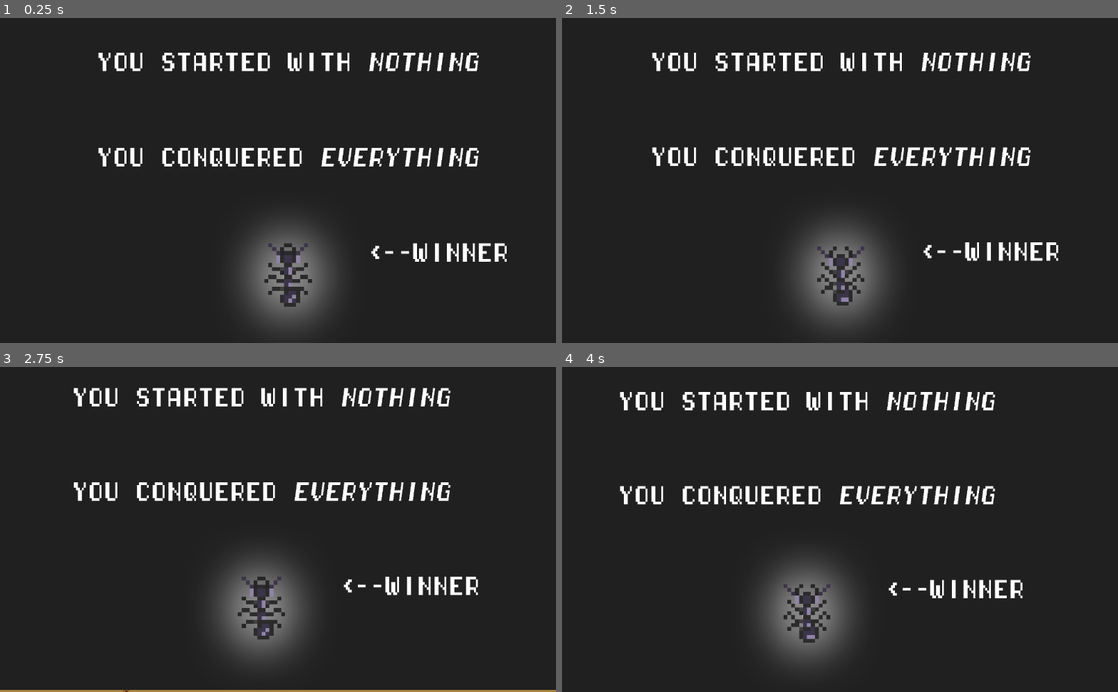
Above: before the commit, frames 1-4 (two rows, left to right).
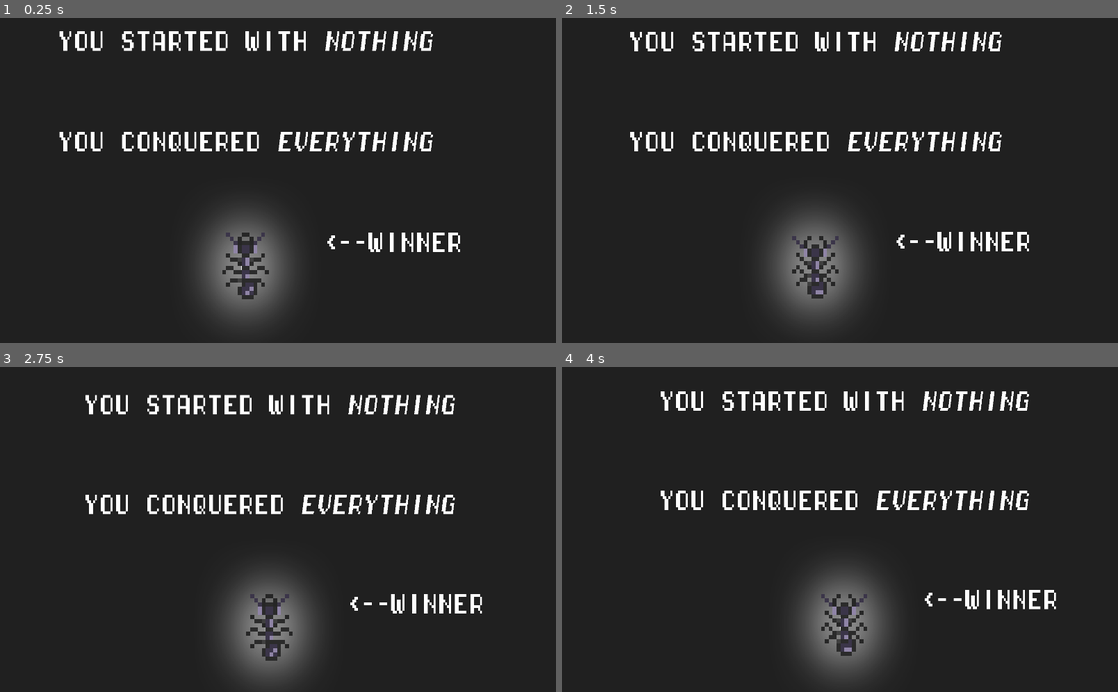
Above: after the commit, the same moments.

Repository: ajsosa/ldjam45
Game: Godot game, scene res://scenes/Objects/TestLevel.tscn
Same seed, same stepped clock (60 frames per second), same inputs: the game is played once before the commit and once after it.
Inputs:
- Up to frame 1 (0.25 s): no input
- Up to frame 2 (1.5 s): hold Right (right) 0.53-1.28 s; hold A (addAnt) 0.53-1.28 s; hold Down (down) from 1.28 s (still down); tap A (addAnt) at 1.35 s
- Up to frame 3 (2.75 s): release Down (down) at 2.03 s; hold Right (right) from 2.03 s (still down); hold A (addAnt) from 2.03 s (still down)
- Up to frame 4 (4 s): release Right (right) at 2.78 s; release A (addAnt) at 2.78 s; hold Up (up) 2.78-3.53 s; tap A (addAnt) at 2.85 s; hold Left (left) from 3.53 s (still down); hold A (addAnt) from 3.53 s (still down)

The runs differ from the first frame. In frame 1, 12% of the frame differs, in the area x 10-92%, y 4-96%; in frame 2, 11%; in frame 3, 10%; in frame 4, 11%.

Commit message:
Added UI

Diff:
--- a/EndScreen.tscn
+++ b/EndScreen.tscn
@@ -21,11 +21,12 @@
 }
 
 [node name="MarginContainer" type="MarginContainer"]
+anchor_top = 0.5
 anchor_right = 1.0
-anchor_bottom = 1.0
+anchor_bottom = 0.5
 
 [node name="Sprite" type="Sprite" parent="."]
-scale = Vector2( 0.55, 0.55 )
+scale = Vector2( 0.54, 0.58 )
 z_index = 100
 texture = ExtResource( 1 )
 centered = false
--- a/project.godot
+++ b/project.godot
@@ -22,6 +22,12 @@
 [debug]
 
 settings/fps/force_fps=60
+
+[display]
+
+window/size/resizable=false
+window/stretch/mode="2d"
+window/stretch/aspect="keep"
 
 [global]
 
--- a/scenes/Objects/TestLevel.tscn
+++ b/scenes/Objects/TestLevel.tscn
@@ -4,18 +4,18 @@
 [ext_resource path="res://crappyTileset.tres" type="TileSet" id=2]
 [ext_resource path="res://scenes/Objects/Swarm.tscn" type="PackedScene" id=3]
 [ext_resource path="res://scripts/camera.gd" type="Script" id=4]
-[ext_resource path="res://scenes/Objects/Mound.tscn" type="PackedScene" id=5]
-[ext_resource path="res://scenes/Objects/SandCastle.tscn" type="PackedScene" id=6]
-[ext_resource path="res://sounds/Ants Unravel MASTER.ogg" type="AudioStream" id=7]
-[ext_resource path="res://scenes/Objects/QueenNest.tscn" type="PackedScene" id=8]
-[ext_resource path="res://scenes/Objects/Log.tscn" type="PackedScene" id=9]
-[ext_resource path="res://scenes/Objects/Leaf.tscn" type="PackedScene" id=10]
-[ext_resource path="res://scenes/Objects/Fly.tscn" type="PackedScene" id=11]
-[ext_resource path="res://scenes/Objects/Rock.tscn" type="PackedScene" id=12]
-[ext_resource path="res://scenes/Objects/Bone.tscn" type="PackedScene" id=13]
-[ext_resource path="res://scenes/Objects/Stick.tscn" type="PackedScene" id=14]
-[ext_resource path="res://scenes/Objects/HoofPrint.tscn" type="PackedScene" id=15]
-[ext_resource path="res://EndScreen.tscn" type="PackedScene" id=16]
+[ext_resource path="res://EndScreen.tscn" type="PackedScene" id=5]
+[ext_resource path="res://scenes/Objects/Mound.tscn" type="PackedScene" id=6]
+[ext_resource path="res://scenes/Objects/SandCastle.tscn" type="PackedScene" id=7]
+[ext_resource path="res://sounds/Ants Unravel MASTER.ogg" type="AudioStream" id=8]
+[ext_resource path="res://scenes/Objects/QueenNest.tscn" type="PackedScene" id=9]
+[ext_resource path="res://scenes/Objects/Log.tscn" type="PackedScene" id=10]
+[ext_resource path="res://scenes/Objects/Leaf.tscn" type="PackedScene" id=11]
+[ext_resource path="res://scenes/Objects/Fly.tscn" type="PackedScene" id=12]
+[ext_resource path="res://scenes/Objects/Rock.tscn" type="PackedScene" id=13]
+[ext_resource path="res://scenes/Objects/Bone.tscn" type="PackedScene" id=14]
+[ext_resource path="res://scenes/Objects/Stick.tscn" type="PackedScene" id=15]
+[ext_resource path="res://scenes/Objects/HoofPrint.tscn" type="PackedScene" id=16]
 
 [node name="TestLevel" type="Node2D"]
 script = ExtResource( 1 )
@@ -35,86 +35,92 @@
 position = Vector2( 512, 304 )
 script = ExtResource( 4 )
 
+[node name="MarginContainer" parent="Camera2D" instance=ExtResource( 5 )]
+margin_left = -512.0
+margin_top = -304.0
+margin_right = -512.0
+margin_bottom = -304.0
+
 [node name="Mounds" type="Node2D" parent="."]
 editor/display_folded = true
 
-[node name="Mound" parent="Mounds" instance=ExtResource( 5 )]
+[node name="Mound" parent="Mounds" instance=ExtResource( 6 )]
 position = Vector2( 980.25, 1248 )
 
-[node name="Mound2" parent="Mounds" instance=ExtResource( 5 )]
+[node name="Mound2" parent="Mounds" instance=ExtResource( 6 )]
 position = Vector2( 294.75, 1376 )
 antCount = 50
 
-[node name="Mound3" parent="Mounds" instance=ExtResource( 5 )]
+[node name="Mound3" parent="Mounds" instance=ExtResource( 6 )]
 position = Vector2( 1037.5, 288 )
 antCount = 7
 
-[node name="Mound4" parent="Mounds" instance=ExtResource( 5 )]
+[node name="Mound4" parent="Mounds" instance=ExtResource( 6 )]
 position = Vector2( 1248, 672 )
 antCount = 35
 
-[node name="Mound5" parent="Mounds" instance=ExtResource( 5 )]
+[node name="Mound5" parent="Mounds" instance=ExtResource( 6 )]
 position = Vector2( 1408, 1101.1 )
 antCount = 100
 
-[node name="Mound6" parent="Mounds" instance=ExtResource( 5 )]
+[node name="Mound6" parent="Mounds" instance=ExtResource( 6 )]
 position = Vector2( 1696, 717.1 )
 antCount = 100
 
-[node name="Mound7" parent="Mounds" instance=ExtResource( 5 )]
+[node name="Mound7" parent="Mounds" instance=ExtResource( 6 )]
 position = Vector2( 256, 1824 )
 antCount = 100
 
-[node name="Mound8" parent="Mounds" instance=ExtResource( 5 )]
+[node name="Mound8" parent="Mounds" instance=ExtResource( 6 )]
 position = Vector2( 614.75, 1984 )
 antCount = 200
 
-[node name="Mound10" parent="Mounds" instance=ExtResource( 5 )]
+[node name="Mound10" parent="Mounds" instance=ExtResource( 6 )]
 position = Vector2( 1037.5, 1760 )
 antCount = 200
 
-[node name="Mound9" parent="Mounds" instance=ExtResource( 5 )]
+[node name="Mound9" parent="Mounds" instance=ExtResource( 6 )]
 position = Vector2( 1952, 192 )
 antCount = 299
 
 [node name="RogueAnts" type="Node2D" parent="."]
 editor/display_folded = true
 
-[node name="Mound" parent="RogueAnts" instance=ExtResource( 5 )]
+[node name="Mound" parent="RogueAnts" instance=ExtResource( 6 )]
 position = Vector2( 928, 864 )
 antCount = 3
 isRogue = true
 
-[node name="Mound2" parent="RogueAnts" instance=ExtResource( 5 )]
+[node name="Mound2" parent="RogueAnts" instance=ExtResource( 6 )]
 position = Vector2( 736, 544 )
 antCount = 1
 isRogue = true
 
-[node name="Mound3" parent="RogueAnts" instance=ExtResource( 5 )]
+[node name="Mound3" parent="RogueAnts" instance=ExtResource( 6 )]
 position = Vector2( 224, 576 )
 antCount = 1
 isRogue = true
 
-[node name="Mound4" parent="RogueAnts" instance=ExtResource( 5 )]
+[node name="Mound4" parent="RogueAnts" instance=ExtResource( 6 )]
 position = Vector2( 256, 992 )
 isRogue = true
 
-[node name="Mound5" parent="RogueAnts" instance=ExtResource( 5 )]
+[node name="Mound5" parent="RogueAnts" instance=ExtResource( 6 )]
 position = Vector2( 608, 1056 )
 antCount = 7
 isRogue = true
 
-[node name="Mound6" parent="RogueAnts" instance=ExtResource( 5 )]
+[node name="Mound6" parent="RogueAnts" instance=ExtResource( 6 )]
 position = Vector2( 672, 1568 )
 antCount = 60
 isRogue = true
 
-[node name="Mound7" parent="RogueAnts" instance=ExtResource( 5 )]
+[node name="Mound7" parent="RogueAnts" instance=ExtResource( 6 )]
 position = Vector2( 1504, 269.1 )
 antCount = 60
 isRogue = true
 
-[node name="Mound9" parent="RogueAnts" instance=ExtResource( 5 )]
+[node name="Mound9" parent="RogueAnts" instance=ExtResource( 6 )]
 position = Vector2( 1990.75, 800 )
 antCount = 500
 isRogue = true
@@ -159,110 +165,108 @@
 [node name="Logs" type="Node2D" parent="Scenery"]
 editor/display_folded = true
 
-[node name="Log" parent="Scenery/Logs" instance=ExtResource( 9 )]
+[node name="Log" parent="Scenery/Logs" instance=ExtResource( 10 )]
 position = Vector2( 653.5, 160 )
 scale = Vector2( 4, 4 )
 
-[node name="Log2" parent="Scenery/Logs" instance=ExtResource( 9 )]
+[node name="Log2" parent="Scenery/Logs" instance=ExtResource( 10 )]
 position = Vector2( 1190.75, 864 )
 scale = Vector2( 4, 4 )
 
 [node name="Leaves" type="Node2D" parent="Scenery"]
 editor/display_folded = true
 
-[node name="Leaf" parent="Scenery/Leaves" instance=ExtResource( 10 )]
+[node name="Leaf" parent="Scenery/Leaves" instance=ExtResource( 11 )]
 position = Vector2( 96, 653.1 )
 scale = Vector2( 3, 3 )
 
-[node name="Leaf2" parent="Scenery/Leaves" instance=ExtResource( 10 )]
+[node name="Leaf2" parent="Scenery/Leaves" instance=ExtResource( 11 )]
 position = Vector2( 1734.75, 1101.1 )
 scale = Vector2( 3, 3 )
 
-[node name="Leaf3" parent="Scenery/Leaves" instance=ExtResource( 10 )]
+[node name="Leaf3" parent="Scenery/Leaves" instance=ExtResource( 11 )]
 position = Vector2( 864, 1664 )
 scale = Vector2( 3, 3 )
 
 [node name="Flies" type="Node2D" parent="Scenery"]
 editor/display_folded = true
 
-[node name="Fly" parent="Scenery/Flies" instance=ExtResource( 11 )]
+[node name="Fly" parent="Scenery/Flies" instance=ExtResource( 12 )]
 position = Vector2( 1286.75, 1440 )
 scale = Vector2( 4, 4 )
 
 [node name="Rocks" type="Node2D" parent="Scenery"]
 editor/display_folded = true
 
-[node name="Rock" parent="Scenery/Rocks" instance=ExtResource( 12 )]
+[node name="Rock" parent="Scenery/Rocks" instance=ExtResource( 13 )]
 position = Vector2( 966.75, 2080 )
 scale = Vector2( 4, 4 )
 
-[node name="Rock3" parent="Scenery/Rocks" instance=ExtResource( 12 )]
+[node name="Rock3" parent="Scenery/Rocks" instance=ExtResource( 13 )]
 position = Vector2( 2016, 1613.1 )
 scale = Vector2( 4, 4 )
 
-[node name="Rock4" parent="Scenery/Rocks" instance=ExtResource( 12 )]
+[node name="Rock4" parent="Scenery/Rocks" instance=ExtResource( 13 )]
 position = Vector2( 1760, 2112 )
 scale = Vector2( 4, 4 )
 
-[node name="Rock2" parent="Scenery/Rocks" instance=ExtResource( 12 )]
+[node name="Rock2" parent="Scenery/Rocks" instance=ExtResource( 13 )]
 position = Vector2( 384, 1600 )
 scale = Vector2( 3, 3 )
 
 [node name="Bones" type="Node2D" parent="Scenery"]
 editor/display_folded = true
 
-[node name="Bone" parent="Scenery/Bones" instance=ExtResource( 13 )]
+[node name="Bone" parent="Scenery/Bones" instance=ExtResource( 14 )]
 position = Vector2( 128, 96 )
 scale = Vector2( 3, 3 )
 
-[node name="Bone2" parent="Scenery/Bones" instance=ExtResource( 13 )]
+[node name="Bone2" parent="Scenery/Bones" instance=ExtResource( 14 )]
 position = Vector2( 1952, 512 )
 scale = Vector2( 3, 3 )
 
 [node name="Sticks" type="Node2D" parent="Scenery"]
 editor/display_folded = true
 
-[node name="Stick" parent="Scenery/Sticks" instance=ExtResource( 14 )]
+[node name="Stick" parent="Scenery/Sticks" instance=ExtResource( 15 )]
 position = Vector2( 384, 1056 )
 scale = Vector2( 3, 3 )
 
-[node name="Stick2" parent="Scenery/Sticks" instance=ExtResource( 14 )]
+[node name="Stick2" parent="Scenery/Sticks" instance=ExtResource( 15 )]
 position = Vector2( 960, 416 )
 scale = Vector2( 3, 3 )
 
-[node name="Stick3" parent="Scenery/Sticks" instance=ExtResource( 14 )]
+[node name="Stick3" parent="Scenery/Sticks" instance=ExtResource( 15 )]
 position = Vector2( 96, 1869.1 )
 scale = Vector2( 3, 3 )
 
-[node name="Stick4" parent="Scenery/Sticks" instance=ExtResource( 14 )]
+[node name="Stick4" parent="Scenery/Sticks" instance=ExtResource( 15 )]
 position = Vector2( 1686.75, 250.2 )
 scale = Vector2( 3, 3 )
 
 [node name="HoofPrints" type="Node2D" parent="Scenery"]
 
-[node name="HoofPrint" parent="Scenery/HoofPrints" instance=ExtResource( 15 )]
+[node name="HoofPrint" parent="Scenery/HoofPrints" instance=ExtResource( 16 )]
 position = Vector2( 1248, 64 )
 rotation = 2.37016
 scale = Vector2( 6, 6 )
 
-[node name="HoofPrint2" parent="Scenery/HoofPrints" instance=ExtResource( 15 )]
+[node name="HoofPrint2" parent="Scenery/HoofPrints" instance=ExtResource( 16 )]
 position = Vector2( 1408, 589.1 )
 rotation = 2.37016
 scale = Vector2( 6, 6 )
 
-[node name="HoofPrint3" parent="Scenery/HoofPrints" instance=ExtResource( 15 )]
+[node name="HoofPrint3" parent="Scenery/HoofPrints" instance=ExtResource( 16 )]
 position = Vector2( 2048, 640 )
 rotation = 2.37016
 scale = Vector2( 6, 6 )
 
-[node name="HoofPrint4" parent="Scenery/HoofPrints" instance=ExtResource( 15 )]
+[node name="HoofPrint4" parent="Scenery/HoofPrints" instance=ExtResource( 16 )]
 position = Vector2( 416, 2074.23 )
 rotation = 2.80125
 scale = Vector2( 6, 6 )
 
-[node name="HoofPrint5" parent="Scenery/HoofPrints" instance=ExtResource( 15 )]
+[node name="HoofPrint5" parent="Scenery/HoofPrints" instance=ExtResource( 16 )]
 position = Vector2( 32, 1648 )
 rotation = 2.80125
 scale = Vector2( 6, 6 )
-
-[node name="MarginContainer" parent="." instance=ExtResource( 16 )]
Not shown: 1 places in scenes/Objects/TestLevel.tscn that only renumber resources
